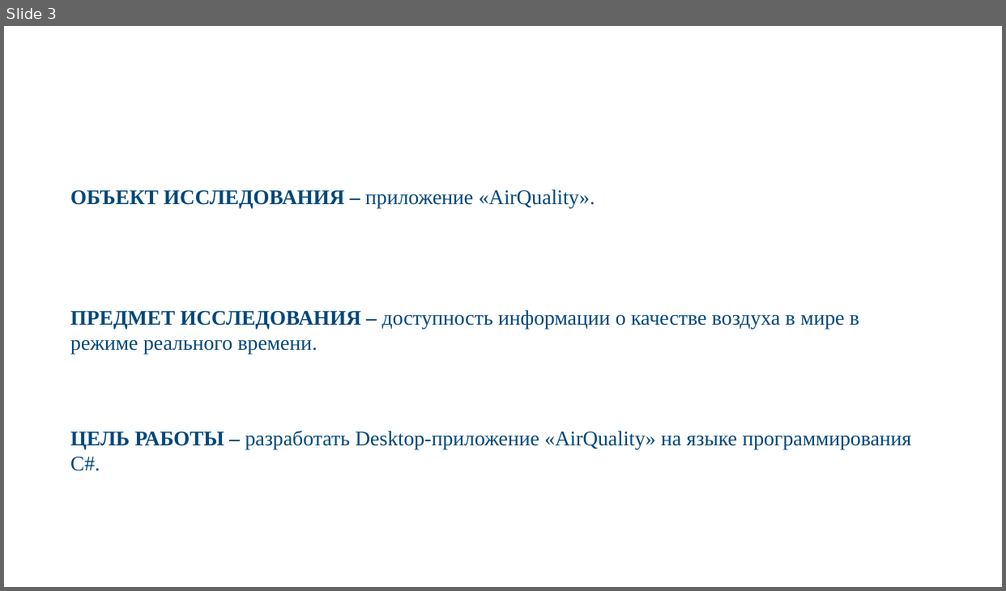
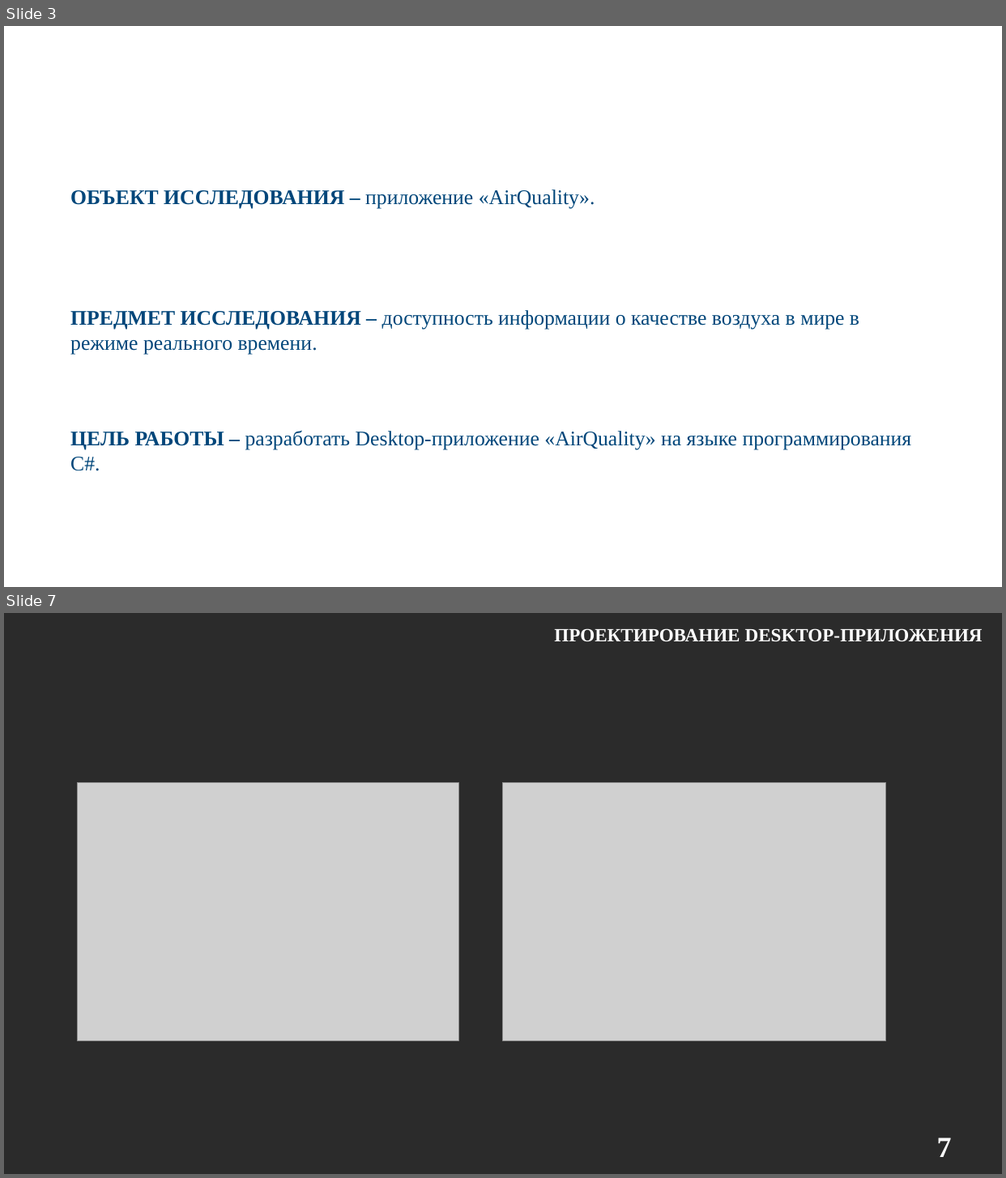
Before and after one commit to Martt0VV/test, a slide deck: Мартьянов.pptx. Shown one above the other, each under a label of ours: slide 3 before the commit, slides 3 and 7 after it; the slides between them are not shown. The pictures are 1006x591 and 1006x1178 pixels, drawn with LibreOffice and Linux fonts; fonts in the diff are those of the drawing; grey boxes stand for pictures; background and template pictures are left out; a plain dark background stands for a picture behind light text. Boxes give left, top, right and bottom in pixels: in the first picture for what was removed or moved away, otherwise in the second. Text is boxed around its words. In the diff, an @@ line names an element or a change of style, - is before the commit and + after.

```diff
--- a/Мартьянов.pptx
+++ b/Мартьянов.pptx
@@ slide 7 added at (4, 613, 1002, 1174), background picture (left out) @@
@@ text added at (554, 628, 982, 642), 18 pt, text #FFFFFF, bold @@
+ПРОЕКТИРОВАНИЕ DESKTOP-ПРИЛОЖЕНИЯ
@@ picture added at (78, 783, 458, 1042) @@
@@ picture added at (503, 783, 887, 1042) @@
@@ text added at (937, 1138, 952, 1157), 28 pt, text #FFFFFF, bold @@
+7
```
Also in this commit, not shown: 4 slides changed, 20 other slides added, 7 slides removed.
